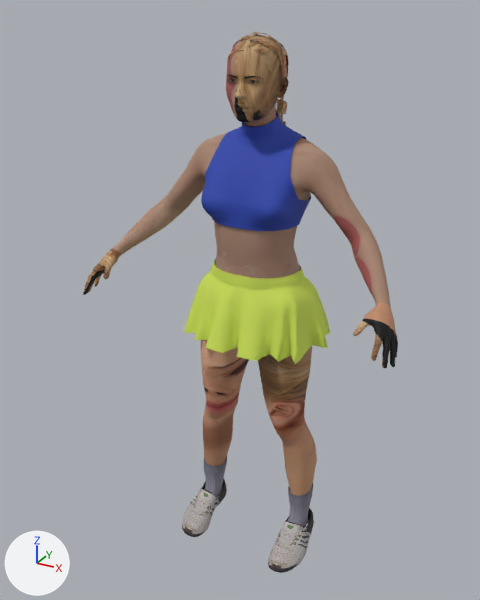
A saved change to the glTF model arjan-portfolio/public/rally-house/assets/characters/taylor/taylor.glb.
Both versions are drawn from a 50 mm lens placed at (1.27, -2.52, 2.49), pointed at (-0.06, -0.1, 1.28). The lights are fixed; the arrows at lower left show +X, +Y and +Z. The older version comes first. Vertices at exactly the same position are counted once.

The first picture shows 'hair', 'kit', 'shoes', 'skin', 'skirt'.
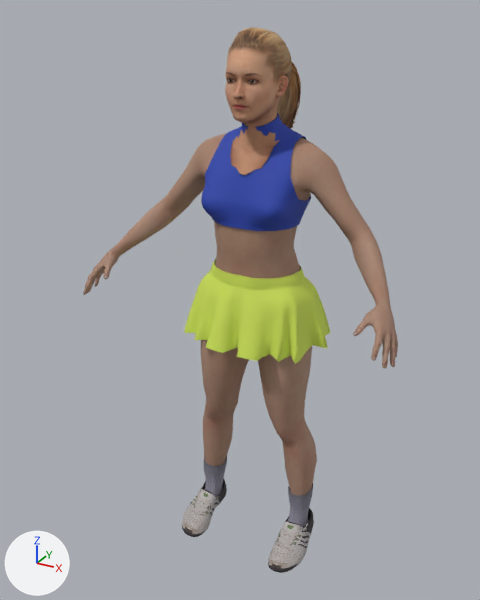
What differs and where, as boxes [x1, y1, x2, y2] in the pictures (480 x 600 px):
'skin', reshaped: before [83, 35, 398, 496]; after [83, 27, 398, 496]
'hair', reshaped: before [227, 32, 289, 125]; after [229, 62, 301, 129]
part 1 of me_skin, built on: before [226, 35, 289, 127]; after [225, 27, 298, 175]
part 2 of me_skin, surface changed: before [83, 71, 398, 496]; after [83, 62, 398, 496]
part 3 of me_hair, rebuilt: before [276, 96, 287, 125]; after [280, 81, 290, 121]
part 4 of me_hair, deleted (brown): before [227, 32, 289, 78]
part 5 of me_hair, built on (mostly hidden): before [276, 98, 286, 125]; after [290, 62, 301, 129]

What the commit changed:
me_skin is used by ob_skin; location (0.0, 0.0, 0.0).
me_skin had 10503 vertices, 20688 faces and spanned x -0.73..0.73, y -0.44..0.14, z 0.25..2.39.
me_skin now has 7918 vertices, 15490 faces and spans x -0.73..0.73, y -0.44..0.21, z 0.25..2.42.
me_skin part 1: 286 vertices moved from x -0.13..0.12, y -0.23..0.02, z 2.03..2.33 to x -0.13..0.12, y -0.24..0.02, z 2.02..2.33; 3508 vertices removed from x -0.12..0.13, y -0.23..0.07, z 2.03..2.39; 923 vertices added at x -0.13..0.12, y -0.25..0.21, z 1.87..2.42.
me_skin part 2: 12360 kept faces spanning x -0.73..0.73, y -0.44..0.14, z 0.25..2.3 get new texture (UV) coordinates.
me_hair is used by ob_hair; location (0.0, 0.0, 0.0).
me_hair had 3678 vertices, 5344 faces and spanned x -0.112..0.114, y -0.192..0.175, z 1.854..2.403.
me_hair now has 335 vertices, 334 faces and spans x -0.105..0.095, y -0.211..0.229, z 1.878..2.324.
me_hair part 3: the loose piece of 1704 vertices spanning x -0.049..0.053, y 0.068..0.174, z 1.879..2.316 is rebuilt with 24 vertices and now spans x 0.0..0.06, y 0.097..0.164, z 1.939..2.265.
me_hair part 4: 17 loose pieces with 1293 vertices, spanning x -0.112..0.114, y -0.192..0.107, z 1.901..2.403, are deleted.
me_hair part 5: 647 vertices removed from x -0.04..0.051, y 0.069..0.175, z 1.854..2.318; 195 vertices added at x -0.105..0.095, y 0.091..0.229, z 1.878..2.324.
Other edits to the shape of me_hair do not show in these pictures.
